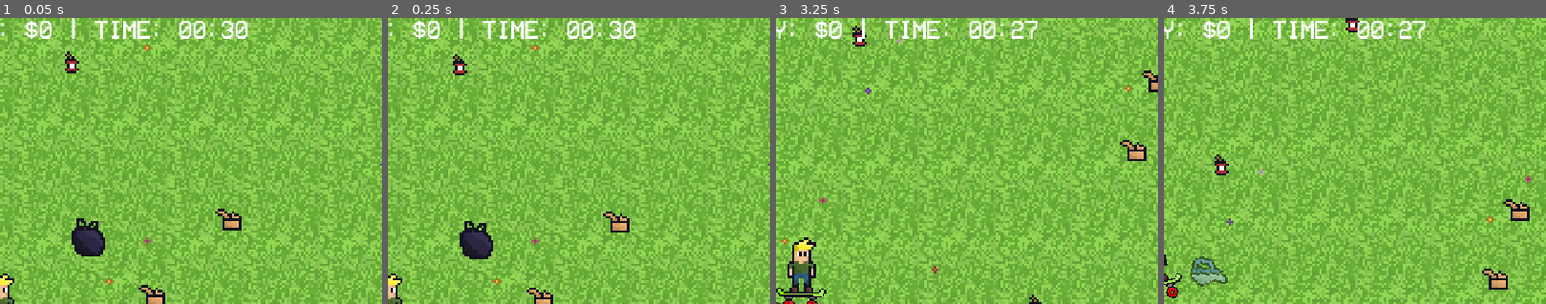
Above: before the commit, frames 1-4 (left to right).
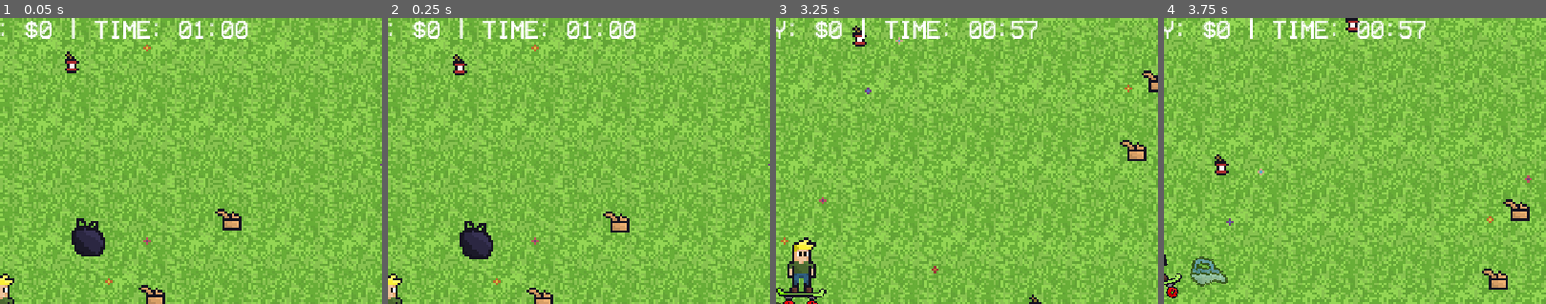
Above: after the commit, the same moments.

Repository: Zacharger0/Clean-Up-The-Town
Game: Godot game, scene res://world/world.tscn
Same seed, same stepped clock (60 frames per second), same inputs: the game is played once before the commit and once after it.
Inputs (mouse positions are % of the whole screen's width and height, from its top left):
- Up to frame 1 (0.05 s): no input
- Up to frame 2 (0.25 s): no input
- Up to frame 3 (3.25 s): tap Enter (ui_accept) at 0.5, 0.77, 1.52, 3.02 s; move the mouse to (72, 45) at 0.52 s; hold D (right) 0.53-1.28 s; hold E (recycle) 0.53-1.28 s; move the mouse to (30, 55) at 1.27 s; hold S (down) 1.28-2.03 s; tap Shift (sprint) at 1.35 s; move the mouse to (60, 28) at 2.02 s; press the mouse at (60, 28) at 2.03 s; hold D (right) 2.03-2.78 s; move the mouse to (45, 70) at 2.77 s; release the mouse at (45, 70) at 2.78 s; hold W (up) from 2.78 s (still down); tap E (recycle) at 2.85 s
- Up to frame 4 (3.75 s): move the mouse to (80, 65) at 3.52 s; release W (up) at 3.53 s; hold A (left) from 3.53 s (still down); hold Shift (sprint) from 3.53 s (still down)
The pictures show only the part of the screen within x 50-100%, y 0-50%; the shares and areas given below are measured in that part.

The runs differ from the first frame. In frame 1, 0.2% of the frame differs, in the area x 50-62%, y 1-8%; in frame 2, 0.2%; in frame 3, 0.1%; in frame 4, 0.1%.

Commit message:
last commit for a bit
in over my head right now... I need to refresh my mind a bit and come back with some more knowledge

Diff:
--- a/world/score_manager.gd
+++ b/world/score_manager.gd
@@ -15,7 +15,7 @@
 var total_trash_value: int = 0       # Hidden value for recycling (not shown)
 var total_score: int = 0             # Lifetime visible score
 var money: int = 0
-var game_time: float = 30.0
+var game_time: float = 60.0
 
 func _ready() -> void:
 	add_to_group("score_manager")
